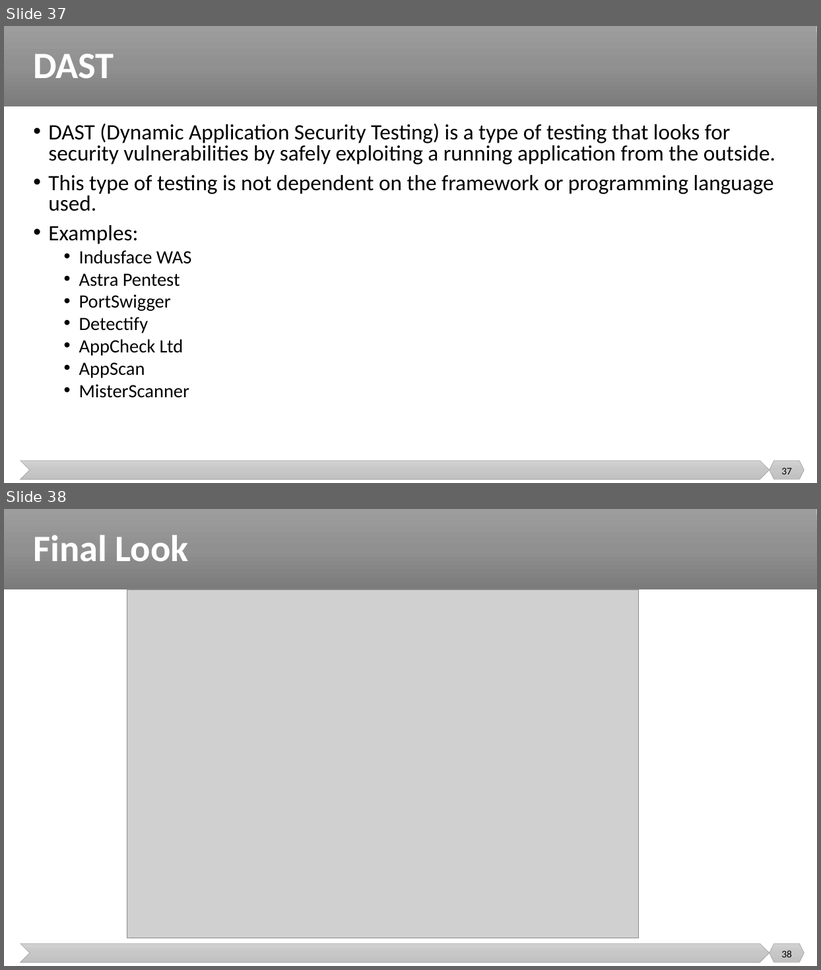
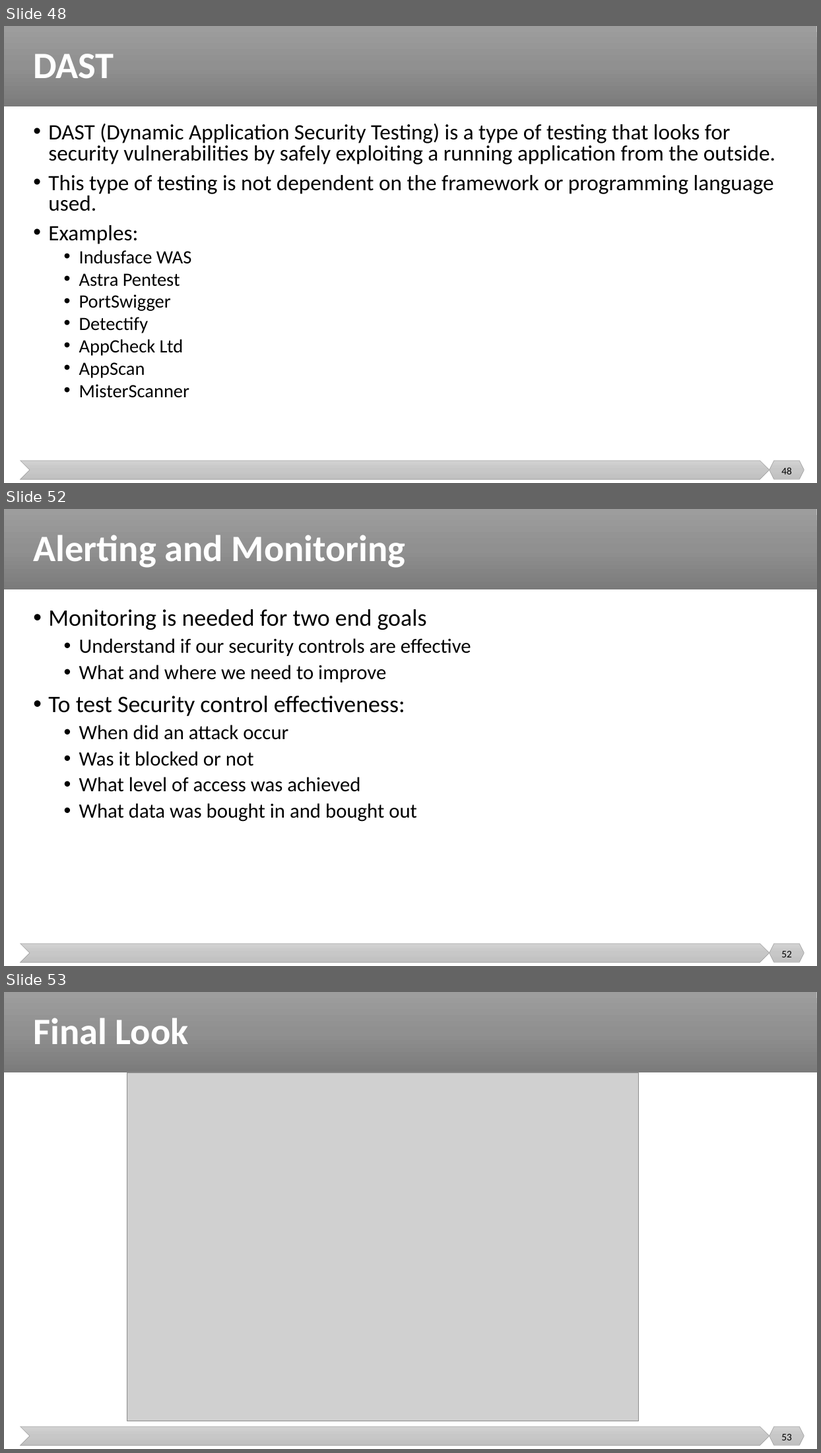
Before and after one commit to malenezi/malenezi, a slide deck: SE489/Lectures/9-DevSecOps/DevSecOps.pptx. Shown one above the other, each under a label of ours: slides 37 and 38 before the commit, slides 48, 52 and 53 after it; the slides between them are not shown. The pictures are 821x970 and 821x1453 pixels, drawn with LibreOffice and Linux fonts; fonts in the diff are those of the drawing; grey boxes stand for pictures. Boxes give left, top, right and bottom in pixels: in the first picture for what was removed or moved away, otherwise in the second. Text is boxed around its words. In the diff, an @@ line names an element or a change of style, - is before the commit and + after.

```diff
--- a/SE489/Lectures/9-DevSecOps/DevSecOps.pptx
+++ b/SE489/Lectures/9-DevSecOps/DevSecOps.pptx
@@ slide 52 added at bbox=[4, 509, 817, 966], background #FFFFFF; not listed: 3 template elements that a slide beside it also shows @@
@@ title added at bbox=[33, 535, 406, 568], 44 pt, text #FFFFFF, bold @@
+Alerting and Monitoring
@@ text added at bbox=[48, 609, 471, 822], 24 pt, text #000000 @@
+• Monitoring is needed for two end goals
+  • Understand if our security controls are effective
+  • What and where we need to improve
+• To test Security control effectiveness:
+  • When did an attack occur
+  • Was it blocked or not
+  • What level of access was achieved
+  • What data was bought in and bought out
@@ page number added at bbox=[781, 951, 792, 958], 12 pt, text #000000 @@
+52
@@ what was slide 37 is now slide 48 @@
@@ page number at bbox=[781, 468, 792, 475]: text changed @@
-37
+48
@@ what was slide 38 is now slide 53 @@
@@ page number at bbox=[781, 1434, 792, 1441]: text changed @@
-38
+53
```
Also in this commit, not shown: 1 slide changed, 21 other slides added, 1 slide removed.
